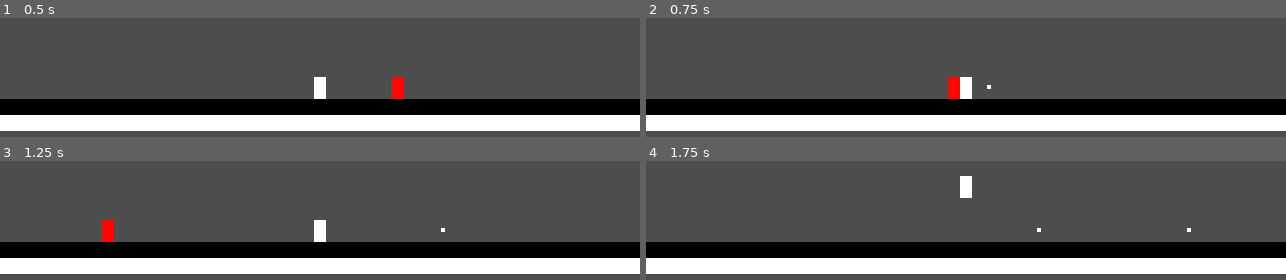
Above: before the commit, frames 1-4 (two rows, left to right).
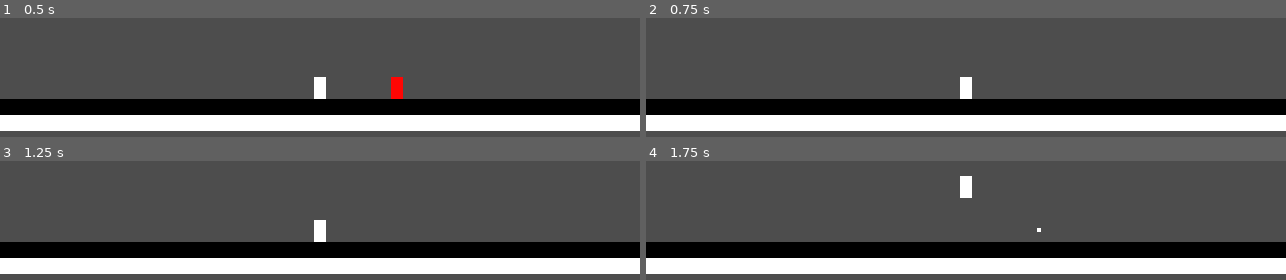
Above: after the commit, the same moments.

Repository: joashneves/RunAndShooter
Game: Godot game, scene res://Scene/Cena/Level.tscn
The game is run twice, just before and just after one commit, with the same random seed, the same clock (stepped at 60 frames per second) and the same inputs.
Inputs (mouse positions are in pixels of both pictures, inside the frame that each line leads up to):
- Up to frame 1 (0.5 s): no input
- Up to frame 2 (0.75 s): move the mouse to (1106, 31) at 0.52 s; hold D (tecla_direita) from 0.53 s (still down); click (1106, 31) at 0.6 s
- Up to frame 3 (1.25 s): keep holding D (tecla_direita); tap Space (pular) at 0.77 s
- Up to frame 4 (1.75 s): keep holding D (tecla_direita); move the mouse to (838, 209) at 1.27 s; click (838, 209) at 1.35 s; tap Space (pular) at 1.52 s

Frame 1 is identical in both runs. In frame 2, 0.4% of the frame differs, in the area x 47-54%, y 49-69%; in frame 3, 0.4%; in frame 4, less than 0.1%.

Commit message:
faz tiro funcionar no inimigo

Diff:
--- a/Scene/Inimigos/Inimigo_base/inimigo.tscn
+++ b/Scene/Inimigos/Inimigo_base/inimigo.tscn
@@ -17,7 +17,7 @@
 [sub_resource type="RectangleShape2D" id="RectangleShape2D_3o5mm"]
 size = Vector2(6, 11)
 
-[node name="Inimigo" type="CharacterBody2D" unique_id=144424640]
+[node name="Inimigo" type="CharacterBody2D" unique_id=144424640 groups=["inimigos"]]
 collision_layer = 2
 collision_mask = 2
 script = ExtResource("1_pfh8l")
--- a/Scene/Inimigos/Inimigo_base/inimigo_base.gd
+++ b/Scene/Inimigos/Inimigo_base/inimigo_base.gd
@@ -5,14 +5,20 @@
 
 var inimigo_na_tela : bool = false
 var direcao : Vector2 = Vector2.LEFT
+var vida : int = 1;
 
 # Get the gravity from the project settings to be synced with RigidBody nodes.
 var gravity: int = ProjectSettings.get_setting("physics/2d/default_gravity")
 
+func _process(delta: float) -> void:
+	if not inimigo_na_tela: return
+	verifica_vida()
 
 func _physics_process(delta: float) -> void:
 	if not inimigo_na_tela: return
-	print("andando")
+	movimento_inimigo(delta)
+
+func movimento_inimigo(delta):
 	if not is_on_floor():
 		velocity.y += gravity * delta
 
@@ -20,6 +26,9 @@
 
 	move_and_slide()
 
+func verifica_vida():
+	if vida <= 0:
+		queue_free()
+
 func _on_visible_on_screen_enabler_2d_screen_entered() -> void:
-	print("oi to na tela")
 	inimigo_na_tela = true
--- a/Scene/Player/tiro_player_base.gd
+++ b/Scene/Player/tiro_player_base.gd
@@ -12,3 +12,10 @@
 func _on_visible_on_screen_enabler_2d_screen_exited() -> void:
 	print("Sumi!")
 	queue_free()
+
+
+func _on_body_entered(body: Node2D) -> void:
+	if body.is_in_group("inimigos"):
+		body.vida -= 1;
+		print("acertei")
+		queue_free()
--- a/Scene/Player/tiro_player_base.tscn
+++ b/Scene/Player/tiro_player_base.tscn
@@ -7,6 +7,8 @@
 radius = 1.0
 
 [node name="Tiro_player_base" type="Area2D" unique_id=1393200423 groups=["tiro_do_player"]]
+collision_layer = 2
+collision_mask = 2
 script = ExtResource("1_huo5k")
 
 [node name="Sprite2D" type="Sprite2D" parent="." unique_id=1303058792]
@@ -17,4 +19,5 @@
 
 [node name="VisibleOnScreenEnabler2D" type="VisibleOnScreenEnabler2D" parent="." unique_id=1626322457]
 
+[connection signal="body_entered" from="." to="." method="_on_body_entered"]
 [connection signal="screen_exited" from="VisibleOnScreenEnabler2D" to="." method="_on_visible_on_screen_enabler_2d_screen_exited"]
--- a/project.godot
+++ b/project.godot
@@ -25,6 +25,7 @@
 [global_group]
 
 tiro_do_player="O tiro do player"
+inimigos="Grupo do inimigos"
 
 [input]
 
@@ -64,6 +65,13 @@
 ]
 }
 
+[layer_names]
+
+2d_render/layer_1="Player"
+2d_render/layer_2="Inimigos"
+2d_physics/layer_1="Player"
+2d_physics/layer_2="Inimigos"
+
 [rendering]
 
 textures/canvas_textures/default_texture_filter=0
